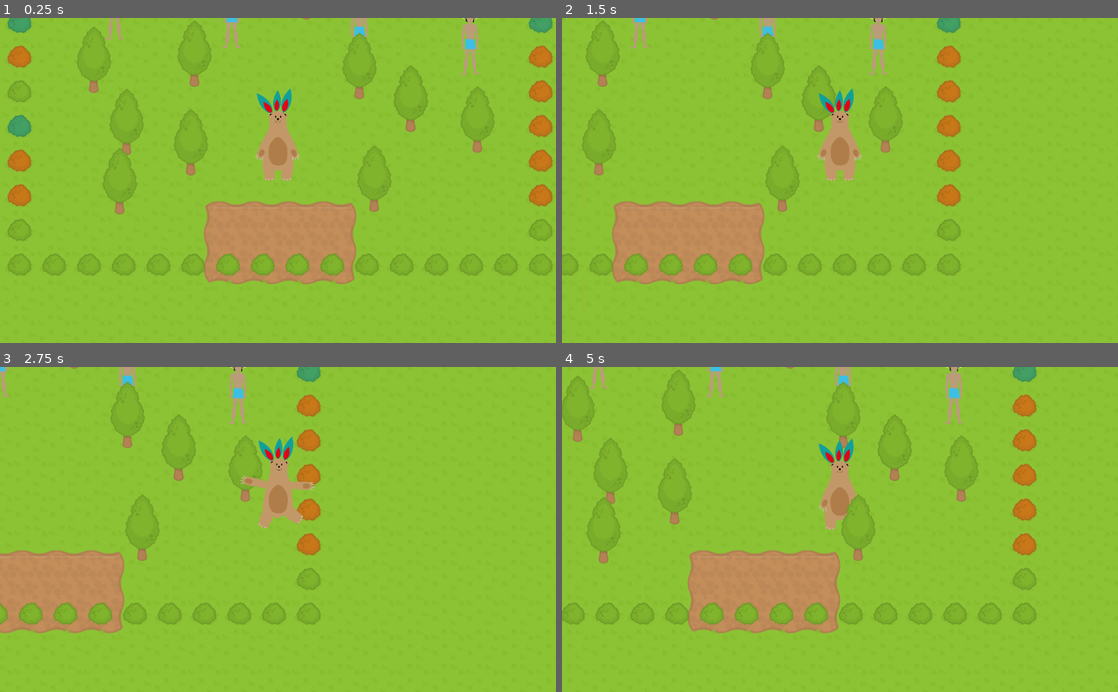
Above: before the commit, frames 1-4 (two rows, left to right).
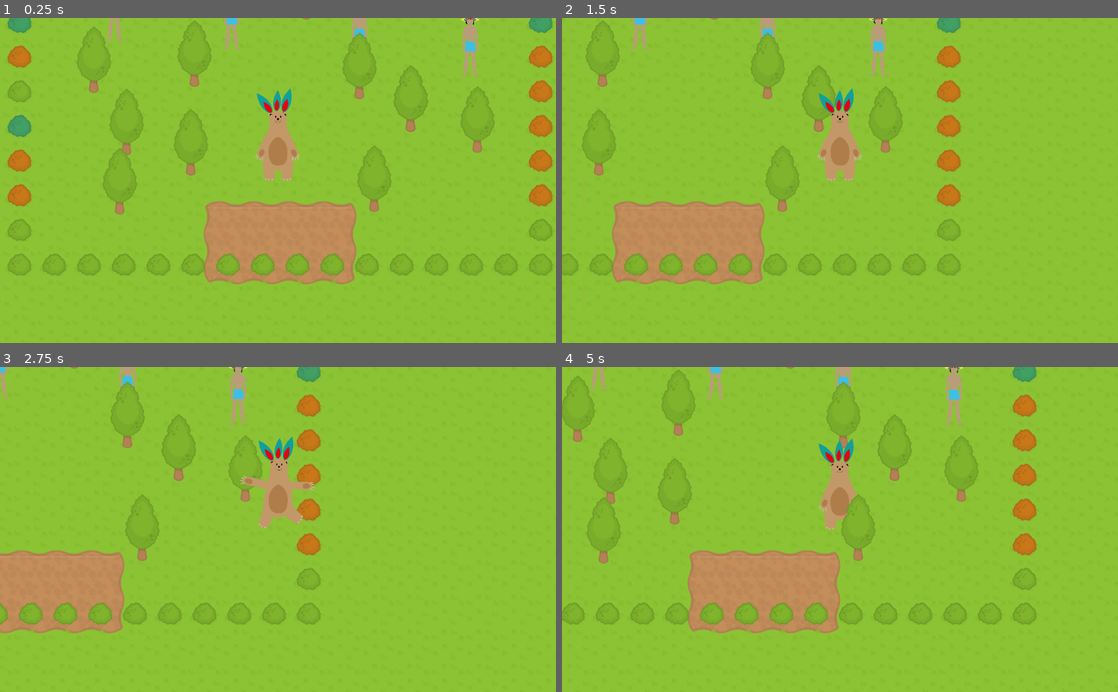
Above: after the commit, the same moments.

Repository: lendroit/welcome_thomas
Game: Godot game, scene res://World.tscn
Same seed, same stepped clock (60 frames per second), same inputs: the game is played once before the commit and once after it.
Inputs (mouse positions are in pixels of both pictures, inside the frame that each line leads up to):
- Up to frame 1 (0.25 s): no input
- Up to frame 2 (1.5 s): tap Enter (ui_accept) at 0.5, 0.77 s; move the mouse to (962, 164) at 0.52 s; hold Right (ui_right) 0.53-1.25 s; click (962, 164) at 0.67 s; drag from (728, 196) to (812, 245) at 1.27 s
- Up to frame 3 (2.75 s): move the mouse to (333, 458) at 2.02 s; hold Right (ui_right) from 2.03 s (still down)
- Up to frame 4 (5 s): release Right (ui_right) at 2.75 s; drag from (812, 594) to (673, 480) at 2.77 s; tap Enter (ui_accept) at 3.5, 3.77 s; move the mouse to (1006, 578) at 3.52 s; hold Left (ui_left) 3.53-4.25 s; drag from (673, 480) to (762, 604) at 4.27 s

The runs differ from the first frame. In frame 1, 0.3% of the frame differs, in the area x 19-87%, y 0-18%; in frame 2, 0.3%; in frame 3, 0.1%; in frame 4, 0.2%.

Commit message:
feature: add random animation for mayan

Diff:
--- a/Mayan/GenericMayan.gd
+++ b/Mayan/GenericMayan.gd
@@ -1,5 +1,7 @@
 extends RigidBody2D
 class_name GenericMayan
+
+onready var animation_player = $AnimationPlayer as AnimationPlayer
 
 var initial_position := Vector2.ZERO;
 var collision_count = 0
@@ -21,6 +23,10 @@
 
 func _ready():
 	initial_position = self.position
+
+	# Initialize randomly delayed animation for each Mayan
+	yield(get_tree().create_timer(rand_range(0, 0.5)), "timeout")
+	animation_player.play("MayanIdle")
 
 func _integrate_forces(state):
 	_get_distance_to_initial_position(state)
--- a/Mayan/Mayan.tscn
+++ b/Mayan/Mayan.tscn
@@ -16,6 +16,128 @@
 
 [sub_resource type="Animation" id=3]
 resource_name = "MayanIdle"
+length = 2.0
+loop = true
+tracks/0/type = "value"
+tracks/0/path = NodePath("Sprites/ArmR:position")
+tracks/0/interp = 1
+tracks/0/loop_wrap = true
+tracks/0/imported = false
+tracks/0/enabled = true
+tracks/0/keys = {
+"times": PoolRealArray( 0, 1 ),
+"transitions": PoolRealArray( 1, 1 ),
+"update": 0,
+"values": [ Vector2( 15.9356, -225.465 ), Vector2( 12.3944, -209.796 ) ]
+}
+tracks/1/type = "value"
+tracks/1/path = NodePath("Sprites/ArmR:rotation_degrees")
+tracks/1/interp = 1
+tracks/1/loop_wrap = true
+tracks/1/imported = false
+tracks/1/enabled = true
+tracks/1/keys = {
+"times": PoolRealArray( 0 ),
+"transitions": PoolRealArray( 1 ),
+"update": 0,
+"values": [ 0.0 ]
+}
+tracks/2/type = "value"
+tracks/2/path = NodePath("Sprites/LegL:position")
+tracks/2/interp = 1
+tracks/2/loop_wrap = true
+tracks/2/imported = false
+tracks/2/enabled = true
+tracks/2/keys = {
+"times": PoolRealArray( 0, 1 ),
+"transitions": PoolRealArray( 1, 1 ),
+"update": 0,
+"values": [ Vector2( -40.7243, -70.5122 ), Vector2( -40.7243, -62.6775 ) ]
+}
+tracks/3/type = "value"
+tracks/3/path = NodePath("Sprites/LegL:rotation_degrees")
+tracks/3/interp = 1
+tracks/3/loop_wrap = true
+tracks/3/imported = false
+tracks/3/enabled = true
+tracks/3/keys = {
+"times": PoolRealArray( 0 ),
+"transitions": PoolRealArray( 1 ),
+"update": 0,
+"values": [ 0.0 ]
+}
+tracks/4/type = "value"
+tracks/4/path = NodePath("Sprites/Body:position")
+tracks/4/interp = 1
+tracks/4/loop_wrap = true
+tracks/4/imported = false
+tracks/4/enabled = true
+tracks/4/keys = {
+"times": PoolRealArray( 0, 1 ),
+"transitions": PoolRealArray( 1, 1 ),
+"update": 0,
+"values": [ Vector2( -16.7658, -162.374 ), Vector2( -16.7658, -144.963 ) ]
+}
+tracks/5/type = "value"
+tracks/5/path = NodePath("Sprites/Body:rotation_degrees")
+tracks/5/interp = 1
+tracks/5/loop_wrap = true
+tracks/5/imported = false
+tracks/5/enabled = true
+tracks/5/keys = {
+"times": PoolRealArray( 0 ),
+"transitions": PoolRealArray( 1 ),
+"update": 0,
+"values": [ 0.0 ]
+}
+tracks/6/type = "value"
+tracks/6/path = NodePath("Sprites/ArmL:position")
+tracks/6/interp = 1
+tracks/6/loop_wrap = true
+tracks/6/imported = false
+tracks/6/enabled = true
+tracks/6/keys = {
+"times": PoolRealArray( 0, 1 ),
+"transitions": PoolRealArray( 1, 1 ),
+"update": 0,
+"values": [ Vector2( -54.0039, -228.076 ), Vector2( -46.9215, -211.537 ) ]
+}
+tracks/7/type = "value"
+tracks/7/path = NodePath("Sprites/ArmL:rotation_degrees")
+tracks/7/interp = 1
+tracks/7/loop_wrap = true
+tracks/7/imported = false
+tracks/7/enabled = true
+tracks/7/keys = {
+"times": PoolRealArray( 0 ),
+"transitions": PoolRealArray( 1 ),
+"update": 0,
+"values": [ 0.0 ]
+}
+tracks/8/type = "value"
+tracks/8/path = NodePath("Sprites/LegR:position")
+tracks/8/interp = 1
+tracks/8/loop_wrap = true
+tracks/8/imported = false
+tracks/8/enabled = true
+tracks/8/keys = {
+"times": PoolRealArray( 0, 1 ),
+"transitions": PoolRealArray( 1, 1 ),
+"update": 0,
+"values": [ Vector2( 1.58029, -70.6538 ), Vector2( -0.190372, -55.8549 ) ]
+}
+tracks/9/type = "value"
+tracks/9/path = NodePath("Sprites/LegR:rotation_degrees")
+tracks/9/interp = 1
+tracks/9/loop_wrap = true
+tracks/9/imported = false
+tracks/9/enabled = true
+tracks/9/keys = {
+"times": PoolRealArray( 0 ),
+"transitions": PoolRealArray( 1 ),
+"update": 0,
+"values": [ 0.0 ]
+}
 
 [node name="Mayan" type="RigidBody2D"]
 position = Vector2( -0.236603, -0.236618 )
@@ -30,7 +152,7 @@
 scale = Vector2( 0.228184, 0.232061 )
 
 [node name="LegR" type="Node2D" parent="Sprites"]
-position = Vector2( 1.58029, -70.6538 )
+position = Vector2( -0.190372, -55.8549 )
 scale = Vector2( 1, 1 )
 
 [node name="Paysan_Leg_R" type="Sprite" parent="Sprites/LegR"]
@@ -39,7 +161,7 @@
 texture = ExtResource( 7 )
 
 [node name="ArmL" type="Node2D" parent="Sprites"]
-position = Vector2( -54.0039, -228.076 )
+position = Vector2( -46.9215, -211.537 )
 
 [node name="Paysan_Arm_L" type="Sprite" parent="Sprites/ArmL"]
 position = Vector2( 91.0503, 92.1724 )
@@ -47,7 +169,7 @@
 texture = ExtResource( 4 )
 
 [node name="ArmR" type="Node2D" parent="Sprites"]
-position = Vector2( 15.9356, -225.465 )
+position = Vector2( 12.3944, -209.796 )
 
 [node name="Paysan_Arm_R" type="Sprite" parent="Sprites/ArmR"]
 position = Vector2( -50.3416, 91.127 )
@@ -55,7 +177,7 @@
 texture = ExtResource( 5 )
 
 [node name="LegL" type="Node2D" parent="Sprites"]
-position = Vector2( -40.7243, -70.5122 )
+position = Vector2( -40.7243, -62.6775 )
 
 [node name="Paysan_Leg_L" type="Sprite" parent="Sprites/LegL"]
 position = Vector2( 128.799, -29.5687 )
@@ -63,7 +185,7 @@
 texture = ExtResource( 3 )
 
 [node name="Body" type="Node2D" parent="Sprites"]
-position = Vector2( -16.7658, -162.374 )
+position = Vector2( -16.7658, -144.963 )
 scale = Vector2( 1, 1 )
 
 [node name="Paysan_Body" type="Sprite" parent="Sprites/Body"]
